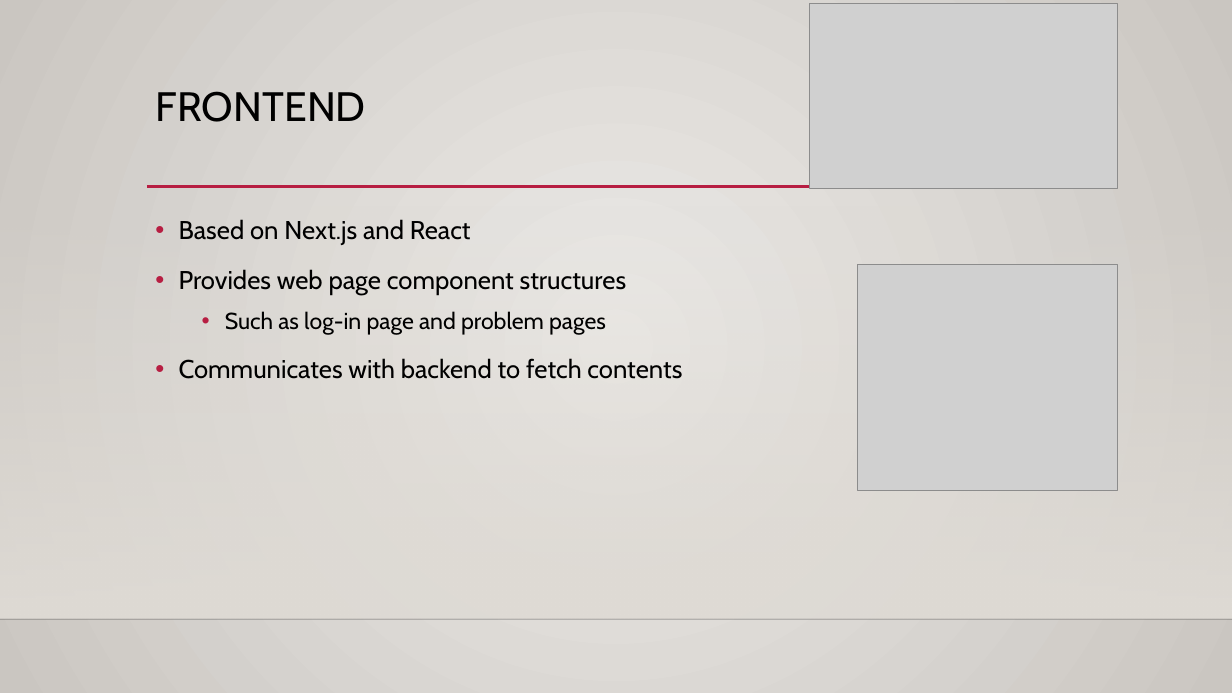
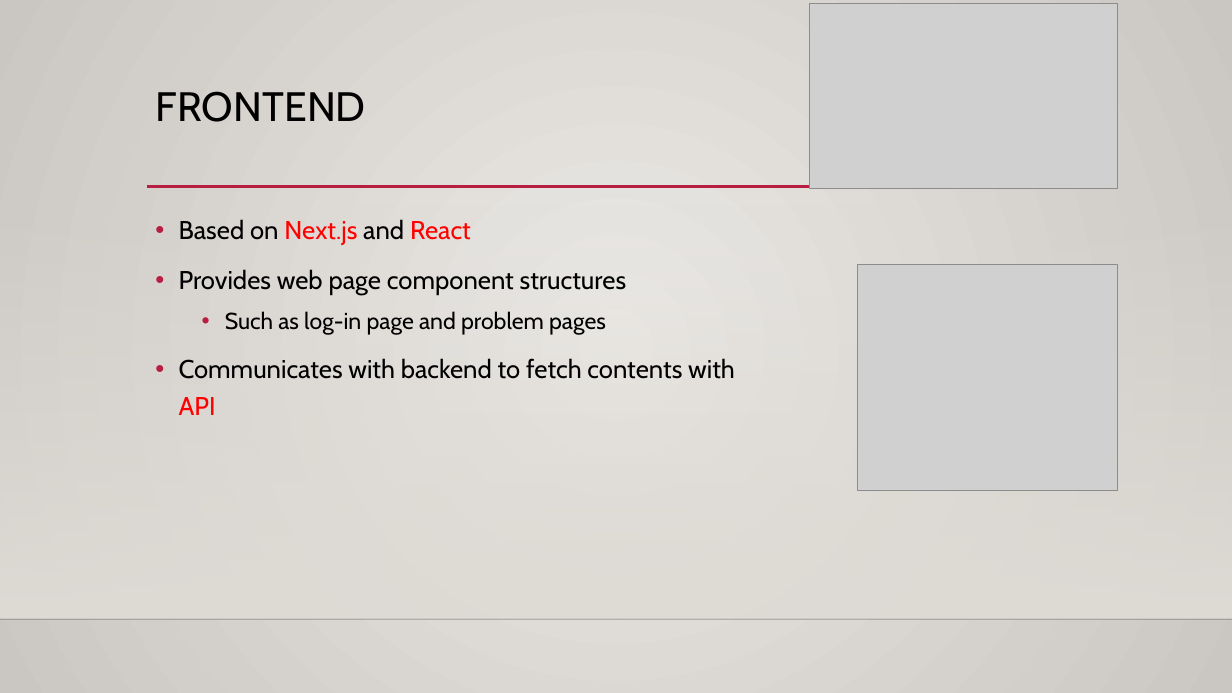
Before and after one commit to skkuse/2022spring_41class_team6, a slide deck: slide 5 of doc/Online Learning System.pptx. Drawn at 1232x693 pixels with LibreOffice and Linux fonts; fonts in the diff are those of the drawing; grey boxes stand for pictures; background and template pictures are left out. Boxes give left, top, right and bottom in pixels: in the first picture for what was removed or moved away, otherwise in the second. Text is boxed around its words. In the diff, an @@ line names an element or a change of style, - is before the commit and + after.

```diff
--- a/doc/Online Learning System.pptx
+++ b/doc/Online Learning System.pptx
@@ text at (179, 219, 471, 245): text colour #000000 to #FF0000 in "Next.js React" @@
@@ text at (179, 358, 735, 415): text changed @@
-• Communicates with backend to fetch contents
+• Communicates with backend to fetch contents with API
```
Also in this commit, not shown: 6 other slides changed, 2 slides added.
